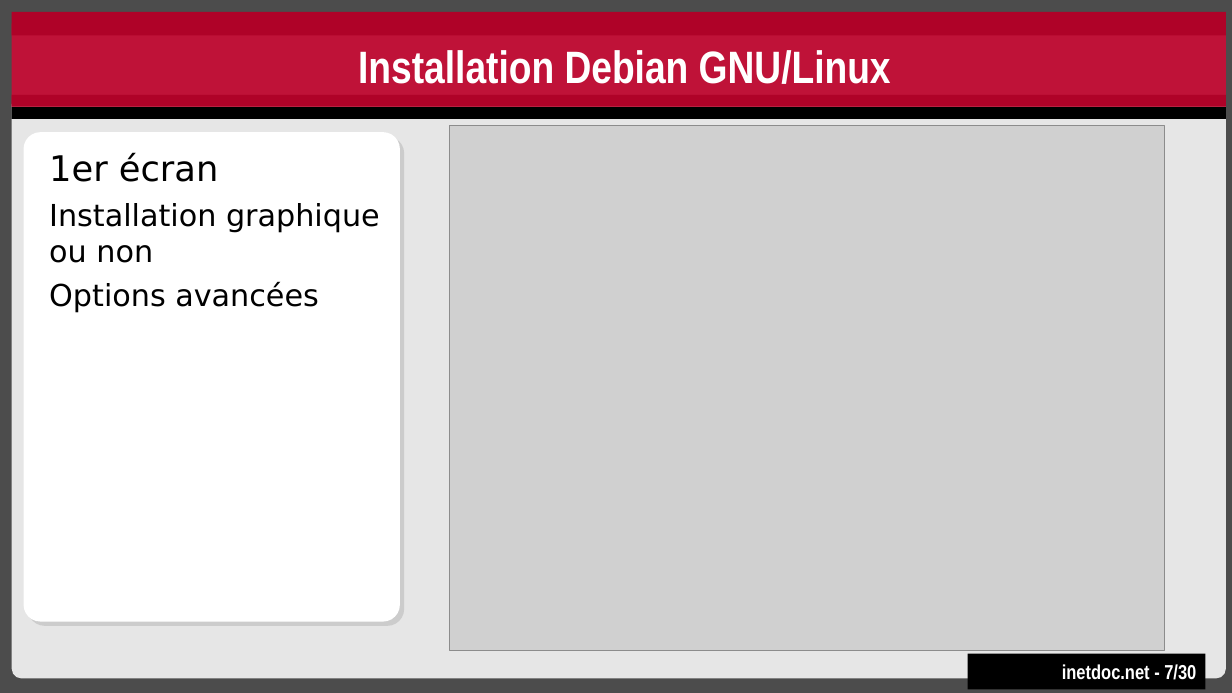
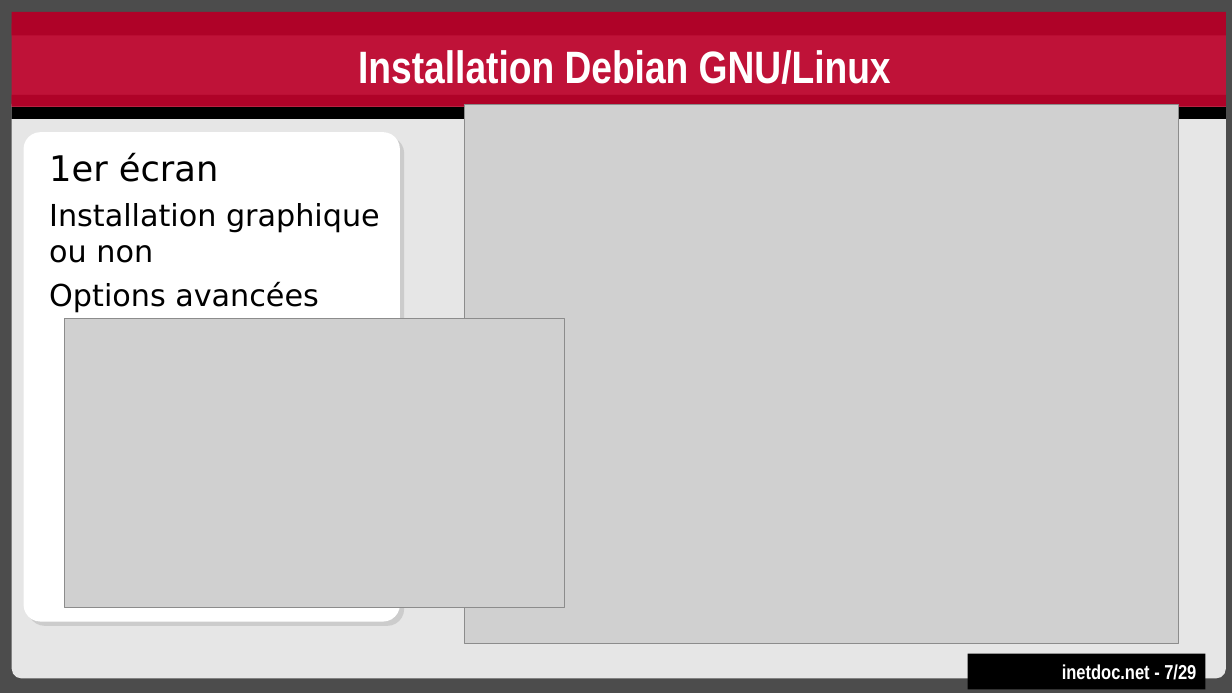
Before and after one commit to platu/inetdoc, a slide deck: slide 7 of presentations/sysadm-base-2/sysadm-base-2.odp. Drawn at 1232x693 pixels with LibreOffice and Linux fonts; fonts in the diff are those of the drawing; grey boxes stand for pictures. Boxes give left, top, right and bottom in pixels: in the first picture for what was removed or moved away, otherwise in the second. Text is boxed around its words. In the diff, an @@ line names an element or a change of style, - is before the commit and + after.

```diff
--- a/presentations/sysadm-base-2/sysadm-base-2.odp
+++ b/presentations/sysadm-base-2/sysadm-base-2.odp
@@ picture: place and size @@
-picture at [450, 126, 1164, 650]
+picture at [464, 104, 1178, 643]
@@ picture added at [64, 318, 564, 607] @@
@@ text in rectangle at [1062, 664, 1196, 680]: text changed @@
-inetdoc.net - 7/30
+inetdoc.net - 7/29
```
Also in this commit, not shown: 7 other slides changed, 1 slide removed, 1 other file.
